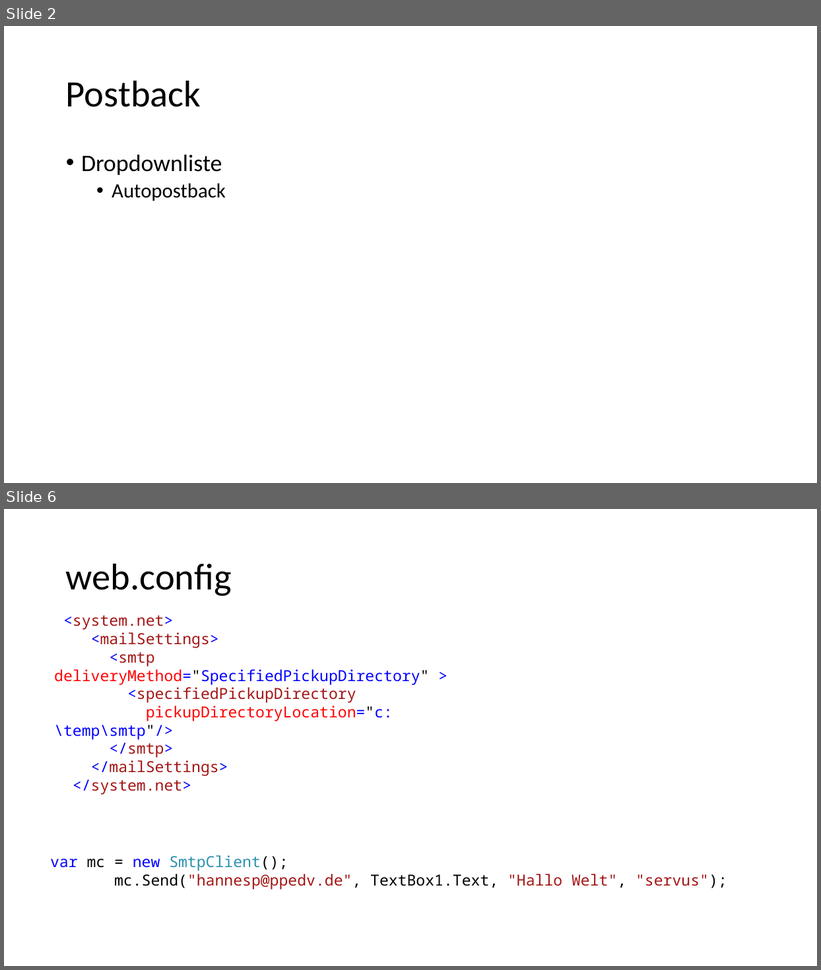
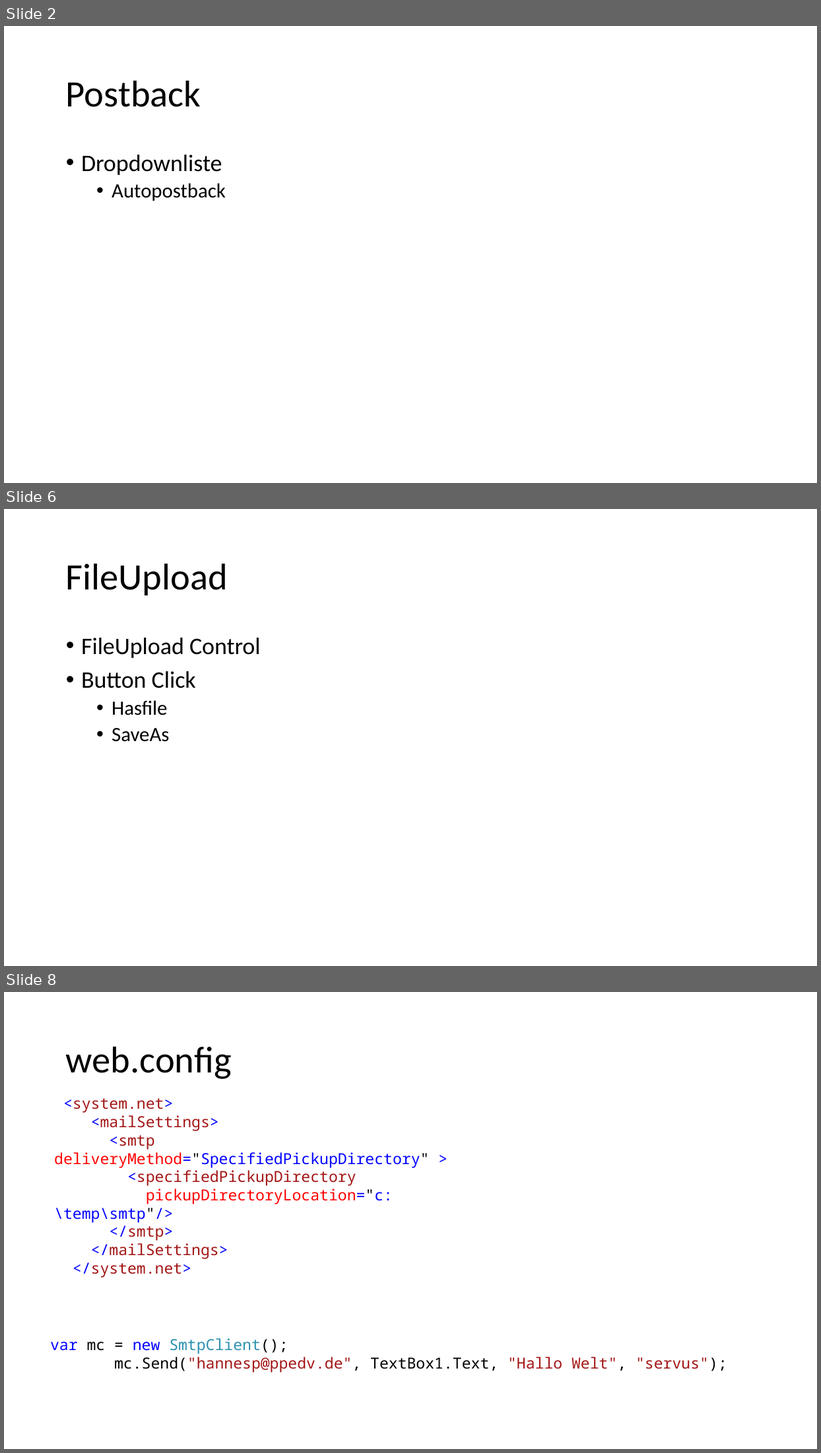
Before and after one commit to ppedvAG/WebformsKurs, a slide deck: 04WebformsAdvanced.pptx. Shown one above the other, each under a label of ours: slides 2 and 6 before the commit, slides 2, 6 and 8 after it; the slides between them are not shown. The pictures are 821x970 and 821x1453 pixels, drawn with LibreOffice and Linux fonts; fonts in the diff are those of the drawing. Boxes give left, top, right and bottom in pixels: in the first picture for what was removed or moved away, otherwise in the second. Text is boxed around its words. In the diff, an @@ line names an element or a change of style, - is before the commit and + after.

```diff
--- a/04WebformsAdvanced.pptx
+++ b/04WebformsAdvanced.pptx
@@ slide 6 added at (x1=4, y1=509, x2=817, y2=966), background #FFFFFF @@
@@ title added at (x1=66, y1=563, x2=228, y2=595), 44 pt, text #000000 @@
+FileUpload
@@ text added at (x1=81, y1=638, x2=261, y2=742), 28 pt, text #000000 @@
+• FileUpload Control
+• Button Click
+  • Hasfile
+  • SaveAs
@@ what was slide 6 is now slide 8 @@
```
Also in this commit, not shown: 1 slide changed, 3 other slides added, 4 slides removed, 16 other files.
